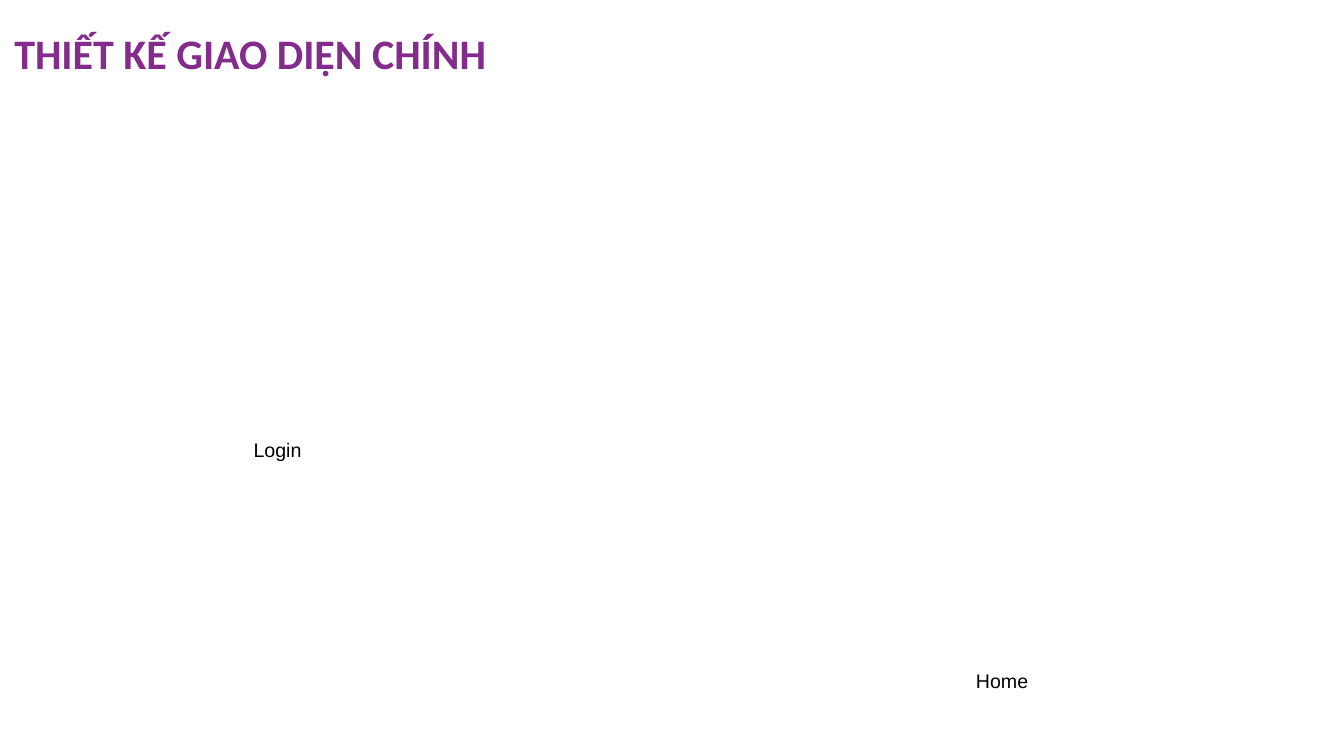
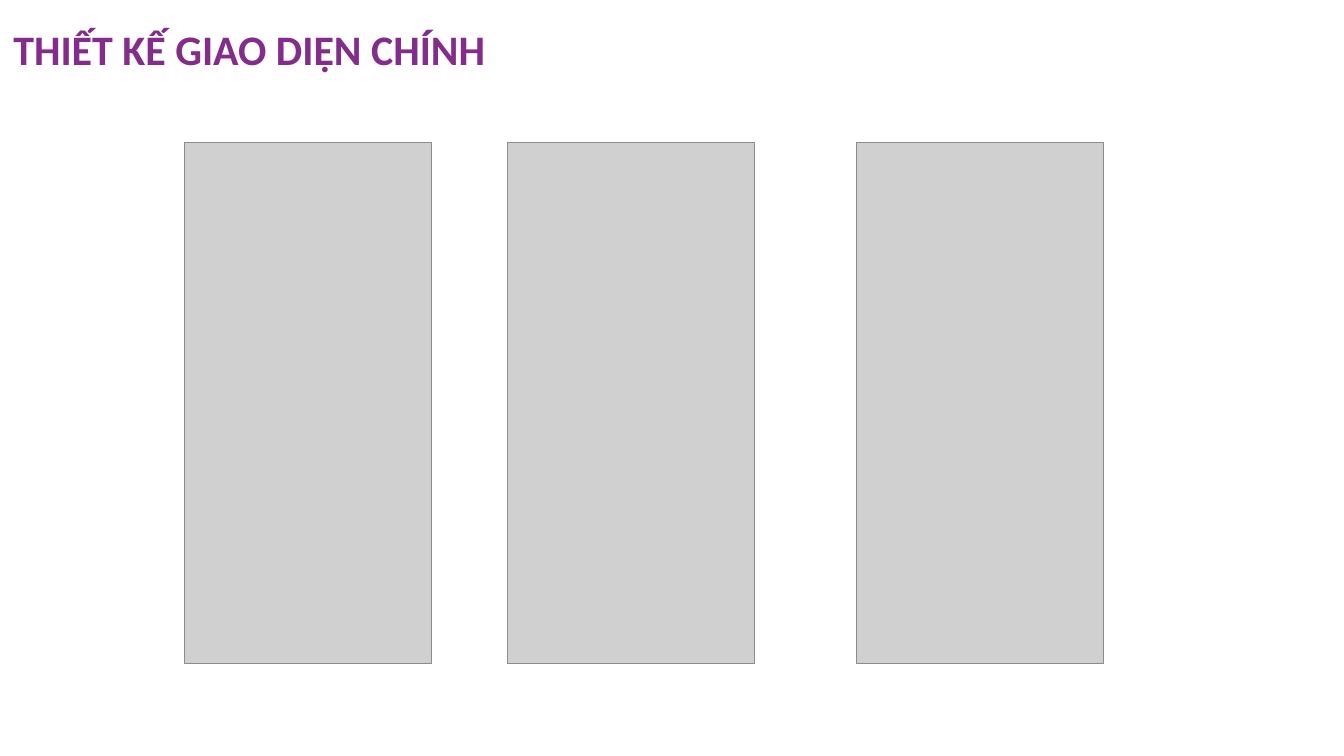
Before and after one commit to vungtranvan/ProjectSem4_Api, a slide deck: slide 8 of Slider-trinh-bay-Eproject-SemIV.pptx. Drawn at 1344x756 pixels with LibreOffice and Linux fonts; fonts in the diff are those of the drawing; grey boxes stand for pictures; background and template pictures are left out. Boxes give left, top, right and bottom in pixels: in the first picture for what was removed or moved away, otherwise in the second. Text is boxed around its words. In the diff, an @@ line names an element or a change of style, - is before the commit and + after.

```diff
--- a/Slider-trinh-bay-Eproject-SemIV.pptx
+++ b/Slider-trinh-bay-Eproject-SemIV.pptx
@@ title "THIẾT KẾ GIAO DIỆN CHÍNH": place and size @@
-title "THIẾT KẾ GIAO DIỆN CHÍNH" at <box>14,35,486,77</box>
+title "THIẾT KẾ GIAO DIỆN CHÍNH" at <box>13,31,485,73</box>
@@ picture added at <box>185,143,432,664</box> @@
@@ picture added at <box>508,143,755,664</box> @@
@@ picture added at <box>857,143,1104,664</box> @@
@@ text removed at <box>254,442,302,461</box> @@
-Login
@@ text removed at <box>976,674,1028,689</box> @@
-Home
```
Also in this commit, not shown: 2 other files.
